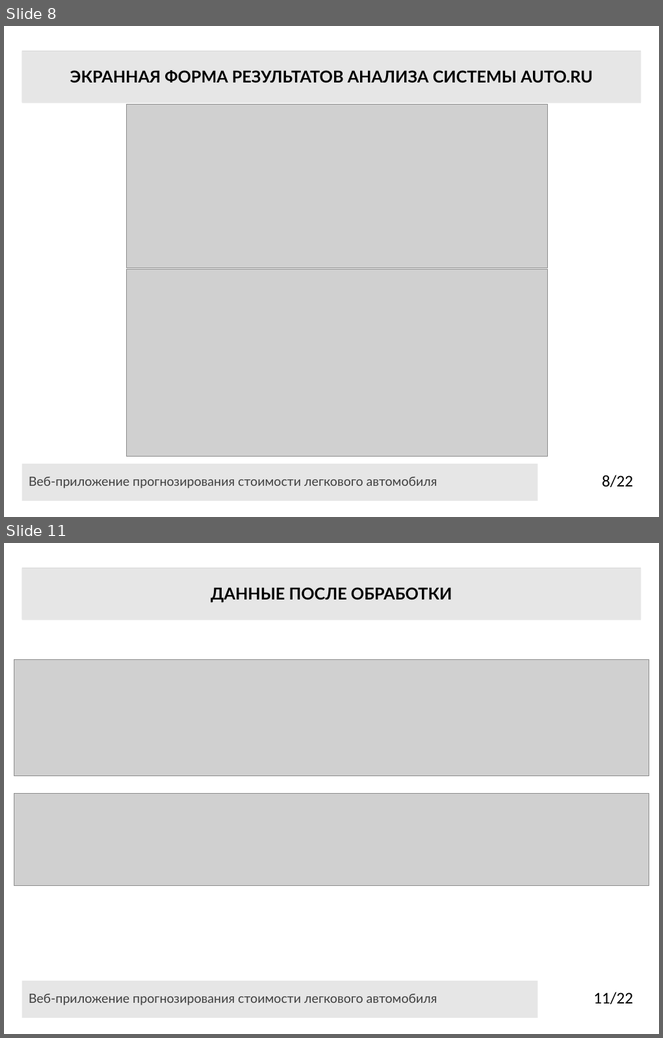
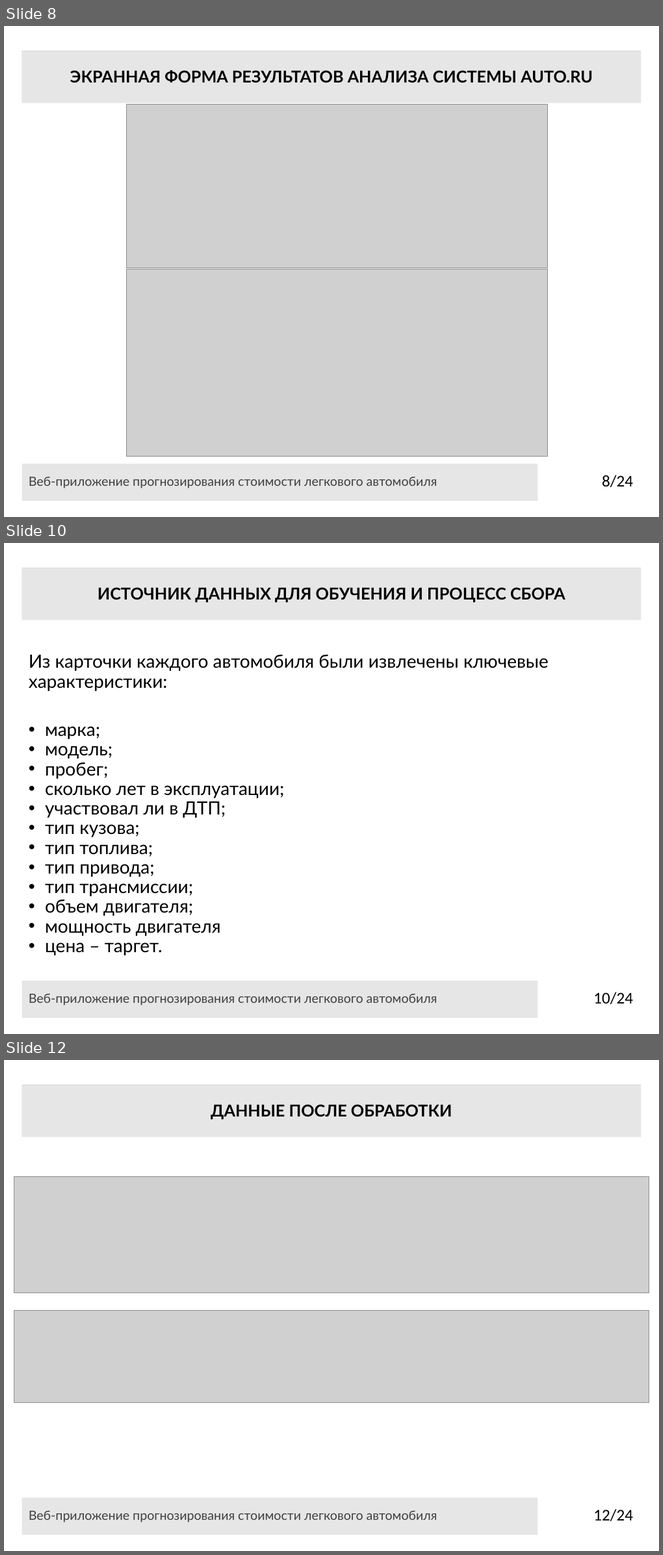
Before and after one commit to CallBan/ssau, a slide deck: 4 курс/2 семестр/ВКР/Презентация_Колбанов_6401.pptx. Shown one above the other, each under a label of ours: slides 8 and 11 before the commit, slides 8, 10 and 12 after it; the slides between them are not shown. The pictures are 663x1038 and 663x1555 pixels, drawn with LibreOffice and Linux fonts; fonts in the diff are those of the drawing; grey boxes stand for pictures. Boxes give left, top, right and bottom in pixels: in the first picture for what was removed or moved away, otherwise in the second. Text is boxed around its words. In the diff, an @@ line names an element or a change of style, - is before the commit and + after.

```diff
--- a/4 курс/2 семестр/ВКР/Презентация_Колбанов_6401.pptx
+++ b/4 курс/2 семестр/ВКР/Презентация_Колбанов_6401.pptx
@@ slide 10 added at (x1=4, y1=543, x2=659, y2=1034), background #FFFFFF @@
@@ rectangle added at (x1=22, y1=568, x2=642, y2=620), fill #D9D9D9 @@
@@ title added at (x1=22, y1=568, x2=642, y2=620), fill #E6E6E6, 18 pt, text #000000, bold @@
+ИСТОЧНИК ДАННЫХ ДЛЯ ОБУЧЕНИЯ И ПРОЦЕСС СБОРА
@@ text added at (x1=29, y1=655, x2=549, y2=956), 20 pt, text #000000 @@
+Из карточки каждого автомобиля были извлечены ключевые характеристики:
+• марка;
+• модель;
+• пробег;
+• сколько лет в эксплуатации;
+• участвовал ли в ДТП;
+• тип кузова;
+• тип топлива;
+• тип привода;
+• тип трансмиссии;
+• объем двигателя;
+• мощность двигателя
+• цена – таргет.
@@ rectangle added at (x1=22, y1=980, x2=538, y2=1018), fill #E6E6E6, 14 pt, text #404040 @@
+Веб-приложение прогнозирования стоимости легкового автомобиля
@@ page number added at (x1=594, y1=992, x2=633, y2=1005), 18 pt, text #000000 @@
+10/24
@@ page number at (x1=602, y1=475, x2=633, y2=488): text changed @@
-8/22
+8/24
@@ what was slide 11 is now slide 12 @@
@@ page number at (x1=594, y1=1509, x2=633, y2=1522): text changed @@
-11/22
+12/24
```
Also in this commit, not shown: 4 slides changed, 1 other slide added, 13 other files.
